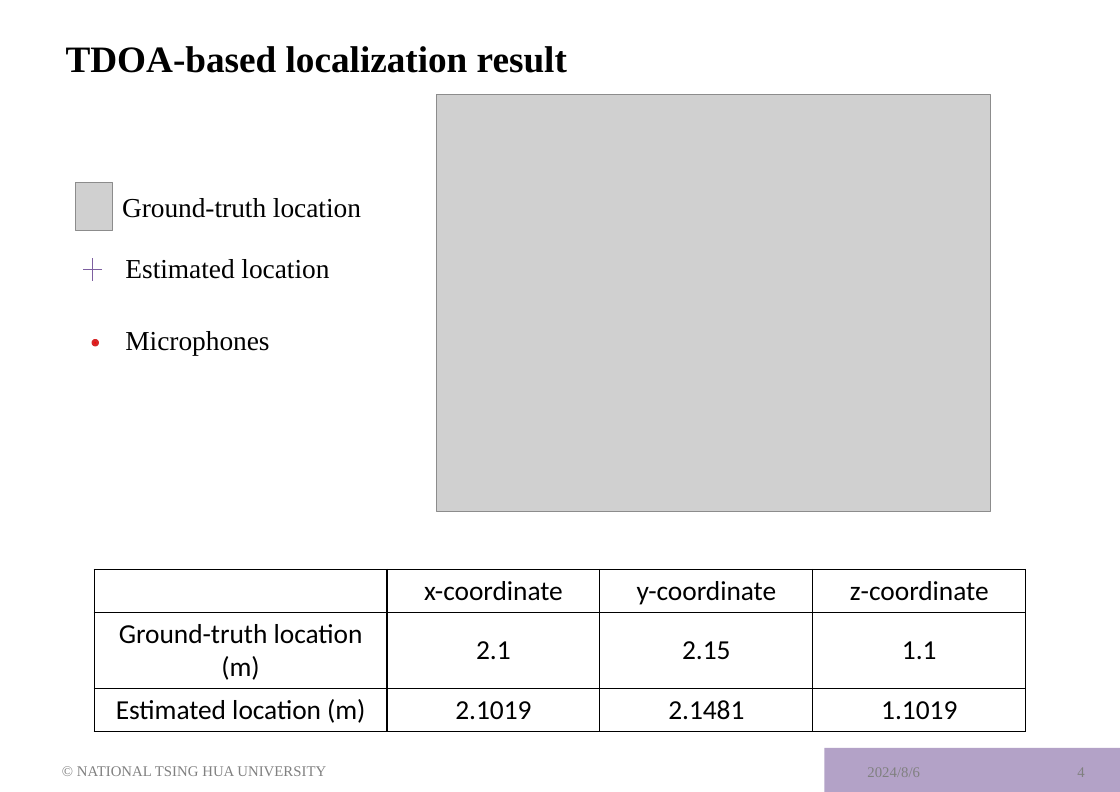
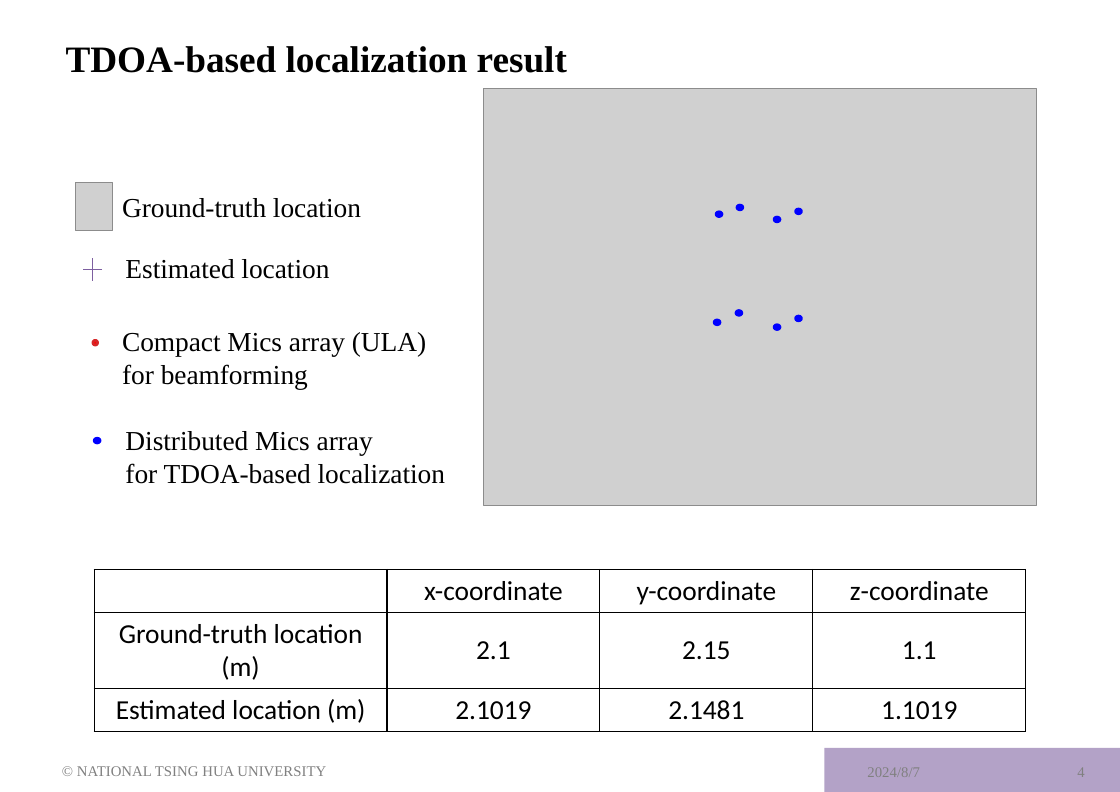
Before and after one commit to anchiyuan/CTF, a slide deck: slide 4 of meeting_2024/anchi_0807_meeting.pptx. Drawn at 1120x792 pixels with LibreOffice and Linux fonts; fonts in the diff are those of the drawing; grey boxes stand for pictures; background and template pictures are left out. Boxes give left, top, right and bottom in pixels: in the first picture for what was removed or moved away, otherwise in the second. Text is boxed around its words. In the diff, an @@ line names an element or a change of style, - is before the commit and + after.

```diff
--- a/meeting_2024/anchi_0807_meeting.pptx
+++ b/meeting_2024/anchi_0807_meeting.pptx
@@ picture: place and size @@
-picture at [437,94,991,511]
+picture at [483,88,1037,505]
@@ group added at [715,205,802,330]: 8 ellipses @@
@@ text at [122,332,426,389]: text changed @@
-Microphones
+Compact Mics array (ULA)
+for beamforming
@@ ellipse added at [94,439,100,444], fill #0000FF, outline #0000FF 2 pt @@
@@ text added at [125,431,445,484], 20.5 pt, text #000000 @@
+Distributed Mics array
+for TDOA-based localization
@@ text at [867,767,920,777]: text changed @@
-2024/8/6
+2024/8/7
```
Also in this commit, not shown: 7 other slides changed, 7 other files.
